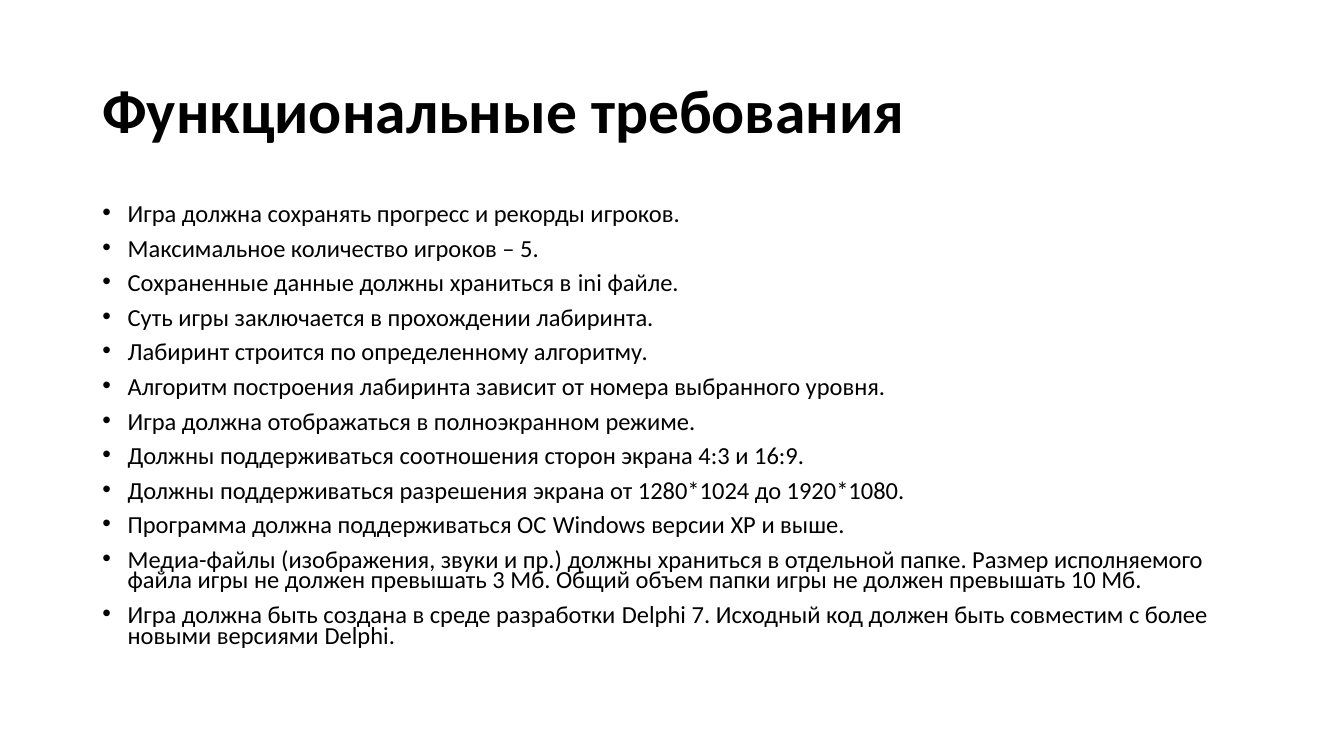
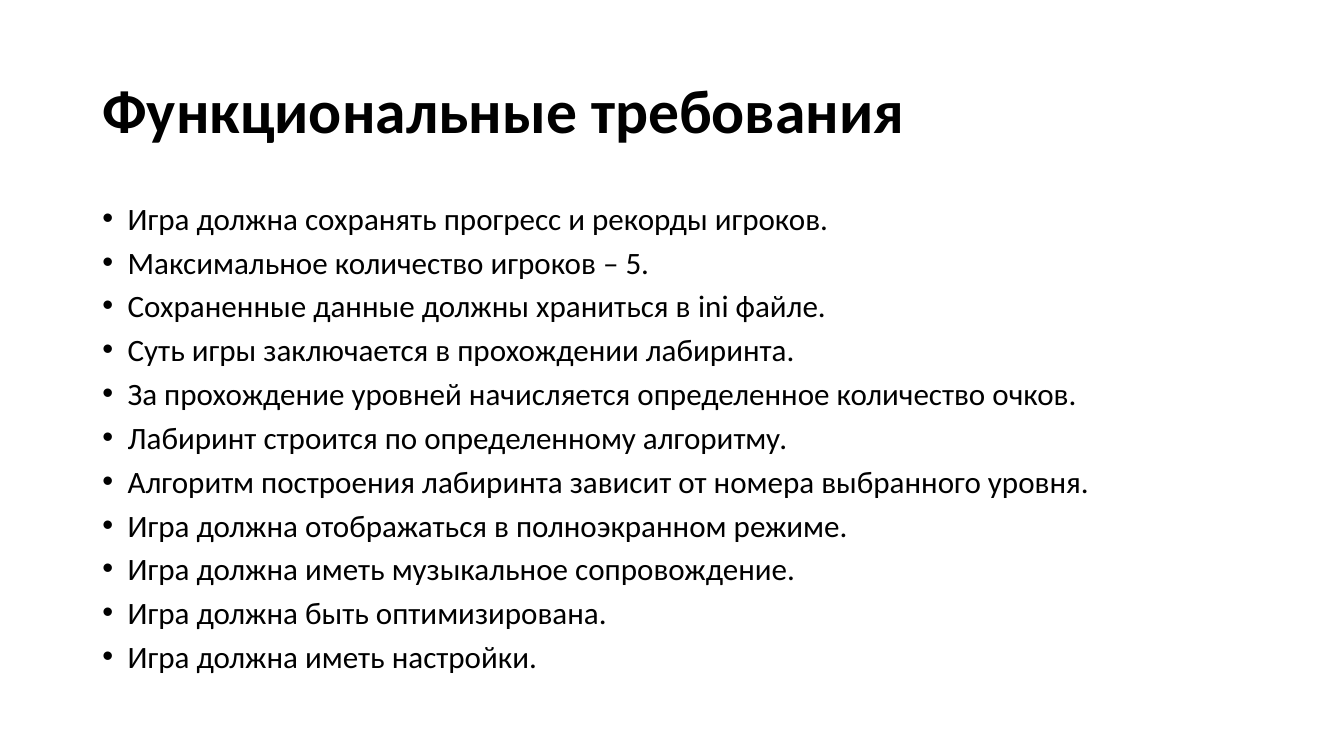
Before and after one commit to Everwill121/Rollout, a slide deck: slide 4 of Presentation/Rollout - presentation.pptx. Drawn at 1344x756 pixels with LibreOffice and Linux fonts; fonts in the diff are those of the drawing; background and template pictures are left out. Boxes give left, top, right and bottom in pixels: in the first picture for what was removed or moved away, otherwise in the second. Text is boxed around its words. In the diff, an @@ line names an element or a change of style, - is before the commit and + after.

```diff
--- a/Presentation/Rollout - presentation.pptx
+++ b/Presentation/Rollout - presentation.pptx
@@ text at <box>128,210,1089,542</box>: size 17.5 to 22.2 pt in "Игра должна сохранять прогресс и рекорды игроков.", "Максимальное количество игроков – 5.", "Сохраненные данные должны храниться в ini файле.", "Суть игры заключается в прохождении лабиринта." and 3 more places; line spacing 0.7 to 0.8 @@
@@ text at <box>128,384,1076,410</box>: paragraph added @@
+• За прохождение уровней начисляется определенное количество очков.
@@ text at <box>128,560,795,673</box>: text changed; size 17.5 to 22.2 pt @@
-• Должны поддерживаться соотношения сторон экрана 4:3 и 16:9.
-• Должны поддерживаться разрешения экрана от 1280*1024 до 1920*1080.
-• Программа должна поддерживаться ОС Windows версии XP и выше.
-• Медиа-файлы (изображения, звуки и пр.) должны храниться в отдельной папке. Размер исполняемого файла игры не должен превышать 3 Мб. Общий объем папки игры не должен превышать 10 Мб.
-• Игра должна быть создана в среде разработки Delphi 7. Исходный код должен быть совместим с более новыми версиями Delphi.
+• Игра должна иметь музыкальное сопровождение.
+• Игра должна быть оптимизирована.
+• Игра должна иметь настройки.
```
Also in this commit, not shown: 3 other slides changed, 5 other files.
